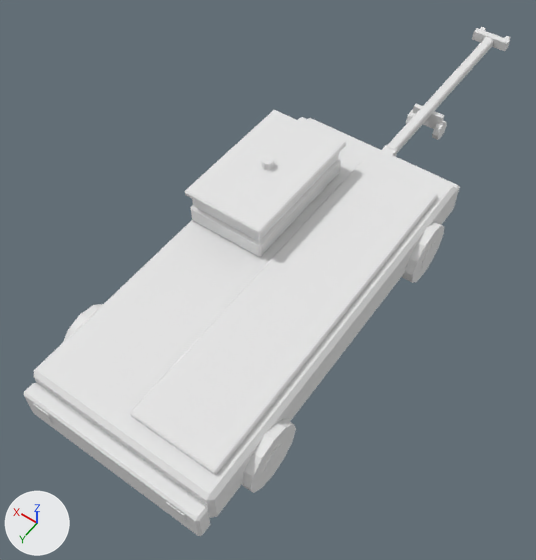
The glTF model game/assets/airside/props/pushback_tug.glb as it was, and as the next commit left it.
The view is the same before and after, from a 50 mm camera at (-3.49, 4.82, 8.33) aimed at (0.31, -0.5, -0.03). The axes (+X, +Y, +Z) are drawn at lower left. The lights are the same throughout. The first picture is the older version. Where no turn or scale is listed for an object, it has been applied to the vertices. Vertices at exactly the same position are counted once.

Names of what the first picture shows: 'PushbackTug_Body', 'Towbar_Pivot_Mesh', 'Towbar_Wheels_Mesh'.
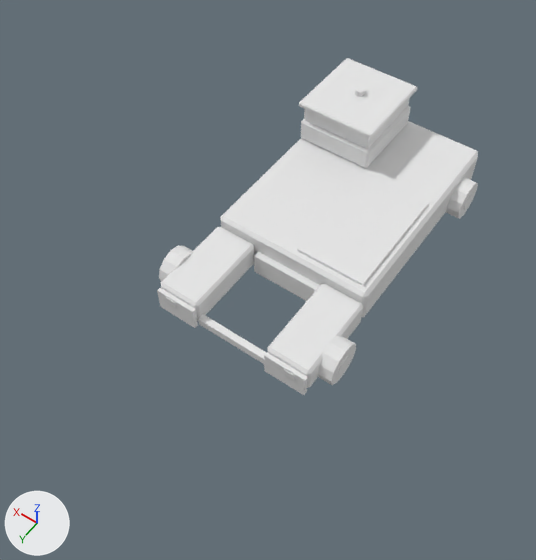
What the commit changed:
me_chassis is used by ob_pushbacktug_body; location (0.0, 0.0, 0.0).
me_chassis had 368 vertices, 652 faces and spanned x -1.46..1.46, y -3.15..3.01, z 0.0..1.62.
me_chassis now has 384 vertices, 676 faces and spans x -1.41..1.41, y -4.01..0.82, z 0.0..1.48.
me_chassis part 1: a new loose piece, a box spanning x -1.18..-0.57, y 0.75..0.81, z 0.1..0.47, in mat_tp_atlas_1a_d (white #e7e7e7).
me_chassis part 2: a new loose piece, a box spanning x 0.57..1.18, y 0.75..0.81, z 0.1..0.47, in mat_tp_atlas_1a_d (white #e7e7e7).
me_chassis part 3: a new loose piece, a box spanning x -1.08..-0.05, y -2.45..-0.67, z 0.7..0.74, in mat_tp_atlas_1a_d (white #e7e7e7).
me_chassis part 4: the loose piece of 24 vertices spanning x -1.3..1.3, y -3.0..-2.8, z 0.28..0.78 is scaled about its middle by (0.883, 0.515, 1), then moved by (0.0, -1.04, -0.16).
me_chassis part 5: a new loose piece, a box spanning x -1.03..-0.87, y 0.81..0.82, z 0.34..0.44, in mat_tp_atlas_1a_d (white #e7e7e7).
me_chassis part 6: a new loose piece, a box spanning x 0.87..1.03, y 0.81..0.82, z 0.34..0.44, in mat_tp_atlas_1a_d (white #e7e7e7).
me_chassis part 7: the loose piece of 24 vertices spanning x -1.33..1.33, y -2.8..2.8, z 0.35..0.95 is scaled about its middle by (0.442, 0.225, 0.595), then moved by (0.59, -3.19, 0.23).
me_chassis part 8: a new loose piece, a box spanning x 0.04..1.14, y -3.79..-2.59, z 1.05..1.32, in mat_tp_atlas_1a_d (white #e7e7e7).
me_chassis part 9: the loose piece of 24 vertices spanning x 0.12..1.33, y -2.08..-0.07, z 1.44..1.52 is scaled about its middle by (1.03, 0.662, 1), then moved by (-0.13, -2.12, -0.12).
me_chassis part 10: a new loose piece, a 12-sided cylinder along x spanning x -1.4..-1.16, y -0.05..0.55, z 0.0..0.6, in mat_tp_atlas_1a_d (white #e7e7e7).
me_chassis part 11: a new loose piece, an 8-sided cylinder along x spanning x -1.41..-1.17, y 0.11..0.39, z 0.16..0.44, in mat_tp_atlas_1a_d (white #e7e7e7).
me_chassis part 12: a new loose piece, a 12-sided cylinder along x spanning x -1.4..-1.16, y -3.55..-2.95, z 0.0..0.6, in mat_tp_atlas_1a_d (white #e7e7e7).
me_chassis part 13: a new loose piece, an 8-sided cylinder along x spanning x -1.41..-1.17, y -3.39..-3.11, z 0.16..0.44, in mat_tp_atlas_1a_d (white #e7e7e7).
me_chassis part 14: a new loose piece, a 12-sided cylinder along x spanning x 1.16..1.4, y -0.05..0.55, z 0.0..0.6, in mat_tp_atlas_1a_d (white #e7e7e7).
me_chassis part 15: the loose piece of 16 vertices spanning x 0.64..0.8, y -1.15..-0.99, z 1.52..1.62 is moved by (-0.13, -2.14, -0.13).
me_chassis part 16: a new loose piece of 24 vertices spanning x -1.2..-0.55, y -0.55..0.75, z 0.14..0.55, in mat_tp_atlas_1a_d (white #e7e7e7).
me_chassis part 17: a new loose piece of 24 vertices spanning x 0.55..1.2, y -0.55..0.75, z 0.14..0.55, in mat_tp_atlas_1a_d (white #e7e7e7).
me_chassis part 18: a new loose piece of 24 vertices spanning x -1.2..1.2, y -3.88..-0.55, z 0.14..0.7, in mat_tp_atlas_1a_d (white #e7e7e7).
me_chassis part 19: 17 loose pieces with 280 vertices, spanning x -1.46..1.46, y -3.15..3.01, z 0.0..1.44, are deleted.
Other edits to the shape of me_chassis do not show in these pictures.
Mesh me_cradle_stop is new.
It consists of a box spanning x -0.51..0.51, y -0.55..-0.45, z 0.07..0.42; a box spanning x -0.55..0.55, y 0.65..0.75, z 0.14..0.26.
It uses material mat_tp_atlas_1a_d (white #e7e7e7).
Object 'Towbar_Pivot_Mesh' (ob_towbar_pivot_mesh) is deleted.
Object 'Towbar_Wheels_Mesh' (ob_towbar_wheels_mesh) is deleted.
Object 'Cradle_Lift_Mesh' (ob_cradle_lift_mesh) is new; it shows me_cradle_stop.
Its location is (0.0, 0.0, 0.0).

Where the change shows, as pixel boxes (x1, y1, x2, y2) in the pictures (536 x 560 px; the box of a moved part takes in the faces that stretch with it):
'PushbackTug_Body', reshaped (26% narrower, 21% shorter): before (24, 110, 460, 536); after (157, 58, 478, 395)
'Towbar_Pivot_Mesh', deleted: before (382, 27, 510, 157)
'Cradle_Lift_Mesh', added: after (198, 252, 320, 364)
'Towbar_Wheels_Mesh', deleted: before (406, 104, 447, 140)
part 1 of me_chassis, added: after (264, 352, 308, 395)
part 2 of me_chassis, added: after (157, 288, 198, 328)
part 3 of me_chassis, added: after (297, 174, 429, 286)
part 4 of me_chassis, moved or reshaped (mostly hidden afterwards): before (308, 118, 460, 213); after (408, 121, 478, 155)
part 5 of me_chassis, added: after (283, 369, 295, 380)
part 6 of me_chassis, added: after (166, 297, 176, 308)
part 7 of me_chassis, moved or reshaped: before (34, 117, 456, 518); after (301, 105, 410, 168)
part 8 of me_chassis, added: after (304, 98, 410, 149)
part 9 of me_chassis, moved or reshaped: before (185, 110, 346, 234); after (299, 58, 417, 138)
part 10 of me_chassis, added: after (318, 336, 356, 385)
part 11 of me_chassis, added: after (338, 355, 350, 374)
part 12 of me_chassis, added: after (446, 177, 478, 219)
part 13 of me_chassis, added: after (464, 192, 473, 210)
part 14 of me_chassis, added: after (159, 245, 192, 282)
part 15 of me_chassis, moved or reshaped: before (262, 156, 274, 170); after (354, 85, 366, 97)
part 16 of me_chassis, added: after (268, 284, 363, 388)
part 17 of me_chassis, added: after (161, 227, 254, 321)
part 18 of me_chassis, added: after (220, 123, 478, 317)
part 19 of me_chassis, deleted: before (24, 153, 445, 536)
